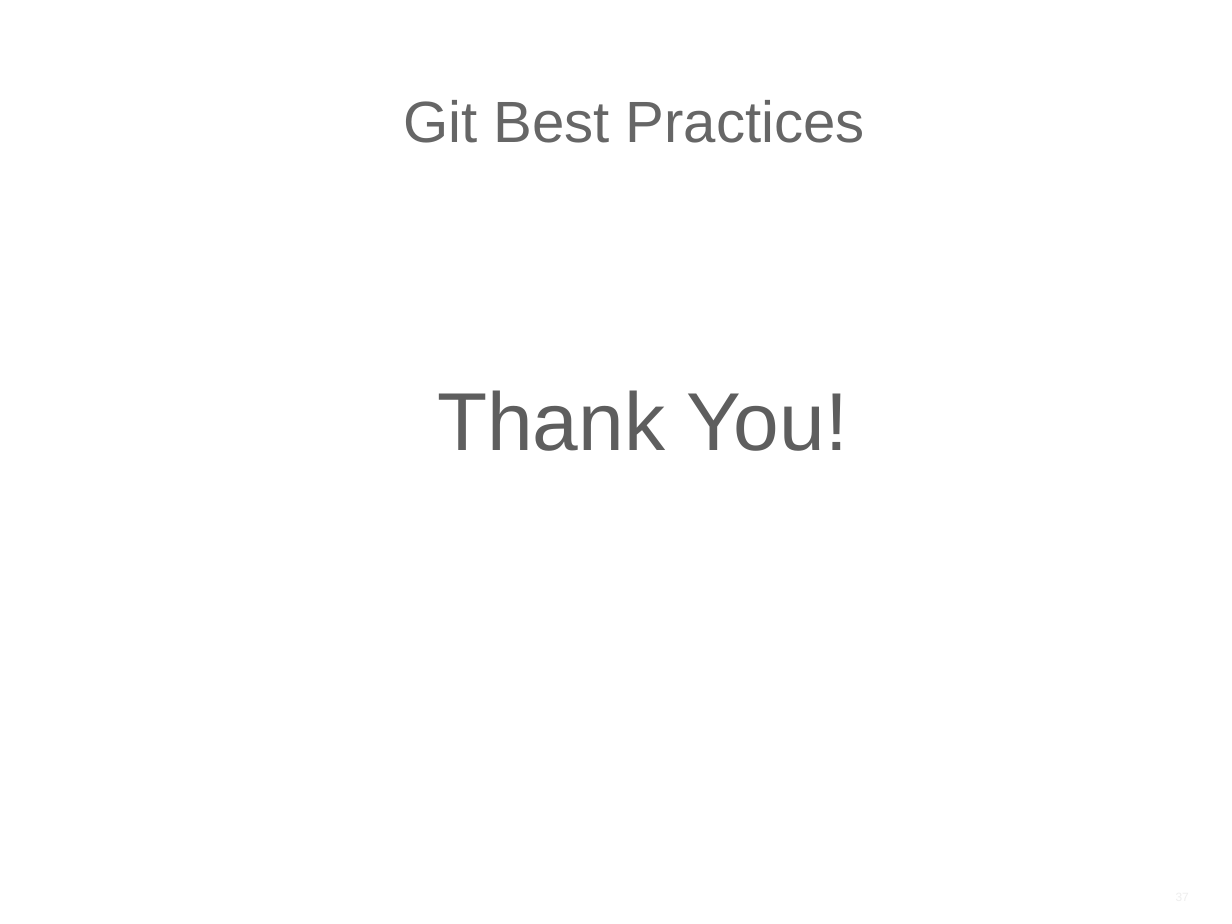
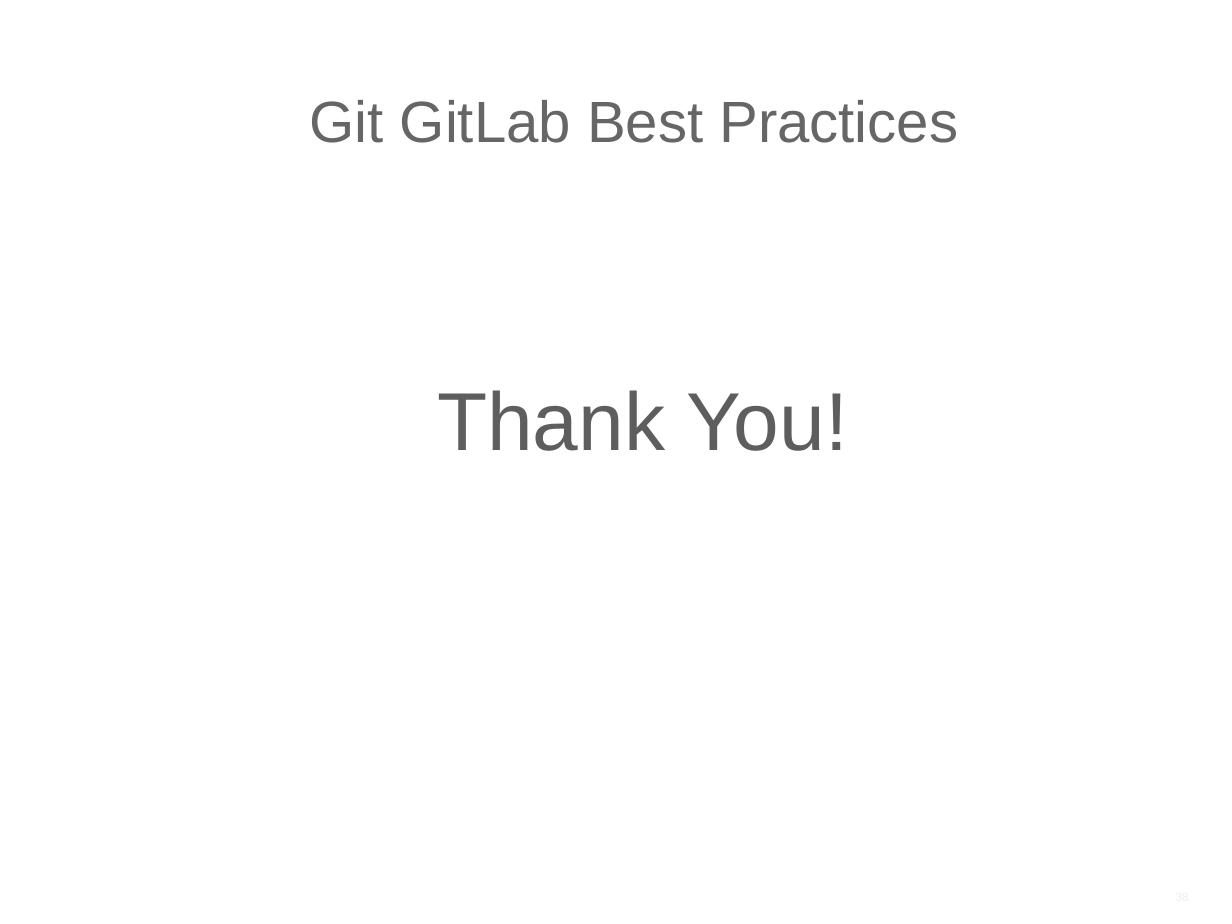
Before and after one commit to ilyaro/mysite, a slide deck: slide 38 of WorkStuff/Courses/Git/Git_Gitlab_Best_Practices/Git_Gitlab_BestPractices.pptx (slide 37 before the commit). Drawn at 1232x924 pixels with LibreOffice and Linux fonts; fonts in the diff are those of the drawing. Boxes give left, top, right and bottom in pixels: in the first picture for what was removed or moved away, otherwise in the second. Text is boxed around its words. In the diff, an @@ line names an element or a change of style, - is before the commit and + after.

```diff
--- a/WorkStuff/Courses/Git/Git_Gitlab_Best_Practices/Git_Gitlab_BestPractices.pptx
+++ b/WorkStuff/Courses/Git/Git_Gitlab_Best_Practices/Git_Gitlab_BestPractices.pptx
@@ title at (310, 100, 958, 143): text changed @@
-Git Best Practices
+Git GitLab Best Practices
```
Also in this commit, not shown: 4 other slides changed, 1 slide added.
